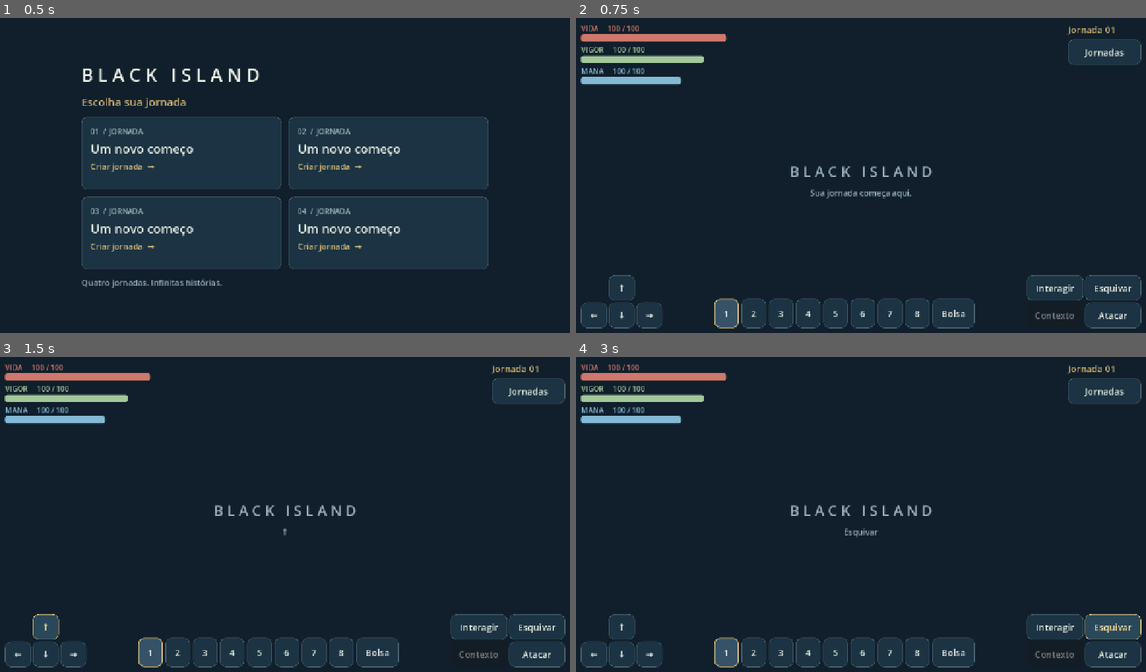
Above: before the commit, frames 1-4 (two rows, left to right).
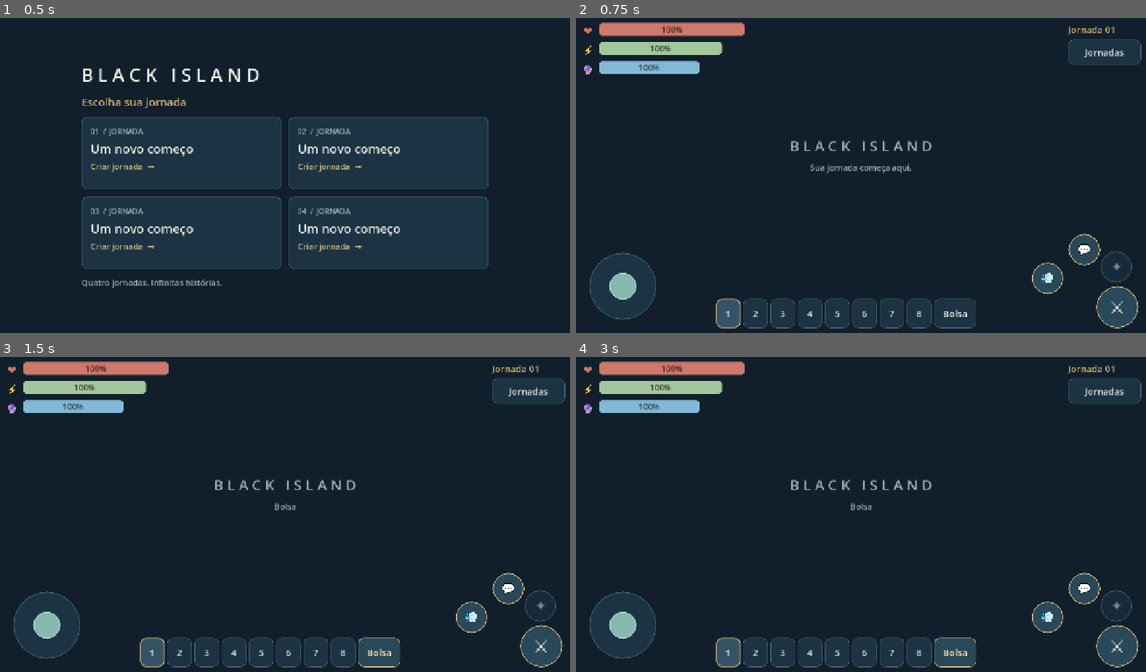
Above: after the commit, the same moments.

Repository: Sllay/Black-Islands
Game: Godot game, scene res://scenes/boot/Boot.tscn
Two runs of this game, one before a commit and one after it. Both use one fixed random seed, a clock stepped at 60 frames per second and the inputs below.
Inputs (mouse positions are in pixels of both pictures, inside the frame that each line leads up to):
- Up to frame 1 (0.5 s): no input
- Up to frame 2 (0.75 s): click (758, 153) at 0.5 s
- Up to frame 3 (1.5 s): click "↑" (after the commit: "Bolsa") at 1.25 s
- Up to frame 4 (3 s): click "Interagir" (after the commit: "Bolsa") at 2 s; click "Esquivar" (after the commit: "Bolsa") at 2.75 s

Frame 1 is identical in both runs. In frame 2, 7.6% of the frame differs, in the area x 0-100%, y 1-99%; in frame 3, 7.5%; in frame 4, 8.0%.

Commit message:
feat: polish mobile gameplay HUD

Diff:
--- a/game/project.godot
+++ b/game/project.godot
@@ -105,3 +105,11 @@
 "events": [Object(InputEventKey,"resource_local_to_scene":false,"resource_name":"","device":-1,"window_id":0,"alt_press …(195 unchanged characters)…
 ]
 }
+context_action={
+"deadzone": 0.2,
+"events": []
+}
+
+[input_devices]
+
+pointing/emulate_touch_from_mouse=true
--- a/game/resources/ui/ShellTheme.tres
+++ b/game/resources/ui/ShellTheme.tres
@@ -64,6 +64,54 @@
 corner_radius_bottom_right = 12
 corner_radius_bottom_left = 12
 
+[sub_resource type="StyleBoxFlat" id="StyleBoxFlat_4o670"]
+bg_color = Color(0.105882354, 0.2, 0.25882354, 1)
+border_width_left = 2
+border_width_top = 2
+border_width_right = 2
+border_width_bottom = 2
+border_color = Color(0.28235295, 0.3764706, 0.41568628, 1)
+corner_radius_top_left = 512
+corner_radius_top_right = 512
+corner_radius_bottom_right = 512
+corner_radius_bottom_left = 512
+
+[sub_resource type="StyleBoxFlat" id="StyleBoxFlat_hsmoj"]
+bg_color = Color(0.5254902, 0.7254902, 0.69803923, 1)
+border_width_left = 2
+border_width_top = 2
+border_width_right = 2
+border_width_bottom = 2
+border_color = Color(0.70980394, 0.87058824, 0.8392157, 1)
+corner_radius_top_left = 512
+corner_radius_top_right = 512
+corner_radius_bottom_right = 512
+corner_radius_bottom_left = 512
+
+[sub_resource type="StyleBoxFlat" id="StyleBoxFlat_mk7ga"]
+bg_color = Color(0.16078432, 0.28235295, 0.34901962, 1)
+border_width_left = 2
+border_width_top = 2
+border_width_right = 2
+border_width_bottom = 2
+border_color = Color(0.8509804, 0.7294118, 0.47058824, 1)
+corner_radius_top_left = 512
+corner_radius_top_right = 512
+corner_radius_bottom_right = 512
+corner_radius_bottom_left = 512
+
+[sub_resource type="StyleBoxFlat" id="StyleBoxFlat_er6a7"]
+bg_color = Color(0.8509804, 0.7294118, 0.47058824, 1)
+border_width_left = 2
+border_width_top = 2
+border_width_right = 2
+border_width_bottom = 2
+border_color = Color(1, 0.8901961, 0.6431373, 1)
+corner_radius_top_left = 512
+corner_radius_top_right = 512
+corner_radius_bottom_right = 512
+corner_radius_bottom_left = 512
+
 [resource]
 default_font_size = 20
 Button/colors/font_color = Color(0.92941177, 0.94509804, 0.90588236, 1)
@@ -73,3 +121,7 @@
 Button/styles/normal = SubResource("StyleBoxFlat_fo0vt")
 Button/styles/pressed = SubResource("StyleBoxFlat_5dee2")
 Label/colors/font_color = Color(0.92941177, 0.94509804, 0.90588236, 1)
+VirtualJoystick/styles/normal_joystick = SubResource("StyleBoxFlat_4o670")
+VirtualJoystick/styles/normal_tip = SubResource("StyleBoxFlat_hsmoj")
+VirtualJoystick/styles/pressed_joystick = SubResource("StyleBoxFlat_mk7ga")
+VirtualJoystick/styles/pressed_tip = SubResource("StyleBoxFlat_er6a7")
--- /dev/null
+++ b/game/scripts/ui/hud_resource_bar.gd
@@ -0,0 +1,29 @@
+class_name HudResourceBar
+extends HBoxContainer
+## A display widget; callers supply presentation values, not authoritative stats.
+
+func configure(node_name: String, icon: String, width: float, color: Color) -> void:
+	name = node_name
+	size_flags_horizontal = Control.SIZE_SHRINK_BEGIN
+	add_theme_constant_override("separation", 10)
+	var symbol := ShellUI.label_text(icon, 24, color)
+	symbol.custom_minimum_size.x = 30
+	symbol.horizontal_alignment = HORIZONTAL_ALIGNMENT_CENTER
+	add_child(symbol)
+	var bar := ProgressBar.new()
+	bar.custom_minimum_size = Vector2(width, 28)
+	bar.value = 100
+	bar.show_percentage = false
+	for part: String in ["fill", "background"]:
+		var style := StyleBoxFlat.new()
+		style.bg_color = color if part == "fill" else ShellUI.INK.lightened(0.1)
+		style.set_corner_radius_all(7)
+		bar.add_theme_stylebox_override(part, style)
+	add_child(bar)
+	var percent := ShellUI.label_text("100%", 18, color.darkened(0.68))
+	percent.name = "Percentage"
+	percent.horizontal_alignment = HORIZONTAL_ALIGNMENT_CENTER
+	percent.vertical_alignment = VERTICAL_ALIGNMENT_CENTER
+	percent.mouse_filter = Control.MOUSE_FILTER_IGNORE
+	percent.set_anchors_and_offsets_preset(Control.PRESET_FULL_RECT)
+	bar.add_child(percent)
--- /dev/null
+++ b/game/scripts/ui/mobile_action_cluster.gd
@@ -0,0 +1,56 @@
+class_name MobileActionCluster
+extends Control
+## Geometry only. TouchScreenButton owns native multitouch/action dispatch.
+
+var buttons: Dictionary[String, Button] = {}
+var touch_controls: Dictionary[String, TouchScreenButton] = {}
+
+func _ready() -> void:
+	name = "Actions"
+	custom_minimum_size = Vector2(248, 210)
+	mouse_filter = Control.MOUSE_FILTER_IGNORE
+	for entry: Array in [["Attack", "⚔", "attack_primary"], ["Interact", "💬", "interact"], ["Dodge", "💨", "dodge"], ["Context", "✦", "context_action"]]:
+		var button := Button.new()
+		button.name = entry[0]
+		button.text = entry[1]
+		button.tooltip_text = entry[2]
+		button.mouse_filter = Control.MOUSE_FILTER_IGNORE
+		button.focus_mode = Control.FOCUS_NONE
+		for state: String in ["normal", "hover", "pressed", "disabled", "focus"]:
+			var style := StyleBoxFlat.new()
+			style.bg_color = Color("162b39") if state == "disabled" else Color("294859")
+			style.border_color = Color("425761") if state == "disabled" else ShellUI.GOLD
+			style.set_border_width_all(2)
+			style.set_corner_radius_all(512)
+			button.add_theme_stylebox_override(state, style)
+		add_child(button)
+		buttons[entry[0]] = button
+		var touch := TouchScreenButton.new()
+		touch.name = "NativeTouch"
+		touch.action = entry[2]
+		touch.visibility_mode = TouchScreenButton.VISIBILITY_ALWAYS
+		button.add_child(touch)
+		touch_controls[entry[0]] = touch
+		touch.pressed.connect(func() -> void: button.modulate = Color(1.3, 1.3, 1.3))
+		touch.released.connect(func() -> void: button.modulate = Color.WHITE)
+	set_context_available(false)
+	resized.connect(_arrange)
+	_arrange.call_deferred()
+
+func set_context_available(available: bool) -> void:
+	buttons["Context"].disabled = not available
+	touch_controls["Context"].visible = available
+
+func _arrange() -> void:
+	var diameter := minf(size.x, size.y) * 0.44
+	var centers := {"Attack": Vector2(0.79, 0.78), "Interact": Vector2(0.50, 0.18), "Dodge": Vector2(0.17, 0.48), "Context": Vector2(0.78, 0.36)}
+	for key: String in buttons:
+		var extent := diameter if key == "Attack" else diameter * 0.75
+		var button: Button = buttons[key]
+		button.size = Vector2.ONE * extent
+		button.position = size * centers[key] - button.size * 0.5
+		button.add_theme_font_size_override("font_size", int(extent * 0.42))
+		var shape := CircleShape2D.new()
+		shape.radius = extent * 0.5
+		touch_controls[key].shape = shape
+		touch_controls[key].position = button.size * 0.5
--- a/game/scripts/ui/shell_hud.gd
+++ b/game/scripts/ui/shell_hud.gd
@@ -11,24 +11,11 @@
 	var layout := ShellUI.column(safe, 16)
 	var top := HBoxContainer.new()
 	layout.add_child(top)
-	var stats := ShellUI.column(top, 6)
-	for entry: Array in [["Health", "VIDA", 320, Color("cf786c")], ["Stamina", "VIGOR", 270, Color("a2c79b")], ["Mana", "MANA", 220, Color("84b9d6")]]:
-		var resource := ShellUI.column(stats, 2)
-		resource.size_flags_horizontal = Control.SIZE_SHRINK_BEGIN
-		resource.name = entry[0]
-		resource.add_child(ShellUI.label_text(entry[1] + "     100 / 100", 16, entry[3]))
-		var bar := ProgressBar.new()
-		bar.custom_minimum_size = Vector2(entry[2], 16)
-		bar.value = 100
-		bar.show_percentage = false
-		var fill := StyleBoxFlat.new()
-		fill.bg_color = entry[3]
-		fill.corner_radius_top_left = 5
-		fill.corner_radius_top_right = 5
-		fill.corner_radius_bottom_left = 5
-		fill.corner_radius_bottom_right = 5
-		bar.add_theme_stylebox_override("fill", fill)
-		resource.add_child(bar)
+	var stats := ShellUI.column(top, 8)
+	for entry: Array in [["Health", "❤️", 320, Color("cf786c")], ["Stamina", "⚡", 270, Color("a2c79b")], ["Mana", "🔮", 220, Color("84b9d6")]]:
+		var resource := HudResourceBar.new()
+		resource.configure(entry[0], entry[1], entry[2], entry[3])
+		stats.add_child(resource)
 	var spacer := Control.new()
 	spacer.size_flags_horizontal = Control.SIZE_EXPAND_FILL
 	top.add_child(spacer)
@@ -49,15 +36,20 @@
 	bottom.add_theme_constant_override("separation", 20)
 	bottom.alignment = BoxContainer.ALIGNMENT_CENTER
 	layout.add_child(bottom)
-	var movement := GridContainer.new()
+	var movement := VirtualJoystick.new()
 	movement.name = "Movement"
-	movement.columns = 3
+	movement.custom_minimum_size = Vector2(184, 184)
+	movement.size_flags_vertical = Control.SIZE_SHRINK_END
+	movement.joystick_size = 148
+	movement.tip_size = 60
+	movement.deadzone_ratio = 0.18
+	movement.joystick_mode = VirtualJoystick.JOYSTICK_FIXED
+	movement.visibility_mode = VirtualJoystick.VISIBILITY_ALWAYS
+	movement.action_left = "move_left"
+	movement.action_right = "move_right"
+	movement.action_up = "move_up"
+	movement.action_down = "move_down"
 	bottom.add_child(movement)
-	for entry: Array in [["", ""], ["↑", "move_up"], ["", ""], ["←", "move_left"], ["↓", "move_down"], ["→", "move_right"]]:
-		if entry[1].is_empty():
-			movement.add_child(Control.new())
-		else:
-			movement.add_child(_action(entry[0], entry[1]))
 	var hotbar := HBoxContainer.new()
 	hotbar.name = "Hotbar"
 	hotbar.size_flags_horizontal = Control.SIZE_EXPAND_FILL
@@ -73,16 +65,7 @@
 		slot.button_pressed = index == 0
 		hotbar.add_child(slot)
 	hotbar.add_child(_action("Bolsa", "inventory", Vector2(86, 64)))
-	var actions := GridContainer.new()
-	actions.name = "Actions"
-	actions.columns = 2
-	bottom.add_child(actions)
-	actions.add_child(_action("Interagir", "interact", Vector2(114, 56)))
-	actions.add_child(_action("Esquivar", "dodge", Vector2(114, 56)))
-	var context := ShellUI.button("Contexto", "Context", Vector2(114, 56))
-	context.disabled = true
-	actions.add_child(context)
-	actions.add_child(_action("Atacar", "attack_primary", Vector2(114, 56)))
+	bottom.add_child(MobileActionCluster.new())
 
 func _action(title: String, action: String, minimum := Vector2(56, 56)) -> Button:
 	var button := ShellUI.button(title, action.to_pascal_case(), minimum)
--- /dev/null
+++ b/game/tests/fixtures/hud_input_probe.gd
@@ -0,0 +1,59 @@
+class_name HudInputProbe
+extends RefCounted
+## Synthetic native touch events are a desktop proxy, not physical-device proof.
+
+static func _touch(index: int, position: Vector2, pressed: bool) -> void:
+	var event := InputEventScreenTouch.new()
+	event.index = index
+	event.position = position
+	event.pressed = pressed
+	(Engine.get_main_loop() as SceneTree).root.push_input(event, true)
+
+static func _drag(index: int, position: Vector2) -> void:
+	var event := InputEventScreenDrag.new()
+	event.index = index
+	event.position = position
+	(Engine.get_main_loop() as SceneTree).root.push_input(event, true)
+
+static func exercise(hud: Control, check: Callable) -> void:
+	var tree := hud.get_tree()
+	var joystick := hud.find_child("Movement", true, false) as VirtualJoystick
+	check.call(joystick != null, "native VirtualJoystick replaces D-pad")
+	if joystick == null:
+		return
+	var center := joystick.get_global_rect().get_center()
+	for mode: int in [VirtualJoystick.JOYSTICK_FIXED, VirtualJoystick.JOYSTICK_DYNAMIC, VirtualJoystick.JOYSTICK_FOLLOWING]:
+		joystick.joystick_mode = mode as VirtualJoystick.JoystickMode
+		_touch(0, center, true)
+		await tree.process_frame
+		_drag(0, center + Vector2(150, 0))
+		await tree.process_frame
+		var direction := Input.get_vector("move_left", "move_right", "move_up", "move_down")
+		check.call(direction.x > 0.5, "native mode %s emits movement" % mode)
+		print("HUD_NATIVE_MODE ", mode, " vector=", direction)
+		_touch(0, center + Vector2(150, 0), false)
+		await tree.process_frame
+	joystick.joystick_mode = VirtualJoystick.JOYSTICK_FIXED
+	var cluster := hud.find_child("Actions", true, false) as MobileActionCluster
+	for entry: Array in [["Attack", "attack_primary"], ["Dodge", "dodge"], ["Interact", "interact"]]:
+		_touch(0, center, true)
+		await tree.process_frame
+		_drag(0, center + Vector2(70, 0))
+		await tree.process_frame
+		var target: Vector2 = cluster.buttons[entry[0]].get_global_rect().get_center()
+		_touch(1, target, true)
+		await tree.process_frame
+		check.call(Input.get_vector("move_left", "move_right", "move_up", "move_down").x > 0.5 and Input.is_action_pressed(entry[1]), "simultaneous joystick + " + entry[0])
+		_touch(1, target, false)
+		await tree.process_frame
+		check.call(Input.get_vector("move_left", "move_right", "move_up", "move_down").x > 0.5, "right release preserves left touch")
+		_touch(0, center + Vector2(70, 0), false)
+		await tree.process_frame
+		check.call(not Input.is_action_pressed(entry[1]) and Input.get_vector("move_left", "move_right", "move_up", "move_down").is_zero_approx(), "native touch release")
+		print("HUD_SIMULTANEOUS ", entry[0], " desktop synthetic events")
+	var context_rect: Rect2 = cluster.buttons["Context"].get_rect()
+	cluster.set_context_available(true)
+	cluster.set_context_available(false)
+	check.call(cluster.buttons["Context"].get_rect() == context_rect and cluster.buttons["Context"].disabled, "context geometry stable while disabled")
+	for key: String in ["Interact", "Dodge", "Context"]:
+		check.call(cluster.buttons[key].size.x < cluster.buttons["Attack"].size.x, "attack size hierarchy")
--- a/game/tests/integration/p01_smoke.gd
+++ b/game/tests/integration/p01_smoke.gd
@@ -103,11 +103,7 @@
 	await _frames()
 	var hud := current_scene.get_node("Canvas/MainView/ProductionHUD")
 	_check(hud.find_children("Hotbar*", "Button", true, false).size() == 8, "eight hotbar buttons")
-	var movement := hud.find_child("MoveUp", true, false) as Button
-	movement.emit_signal("button_down")
-	_check(Input.is_action_pressed("move_up"), "touch shell emits semantic action")
-	movement.emit_signal("button_up")
-	_check(not Input.is_action_pressed("move_up"), "touch shell releases semantic action")
+	await HudInputProbe.exercise(hud, _check)
 	var health_width: float = hud.find_child("Health", true, false).get_child(1).size.x
 	var stamina_width: float = hud.find_child("Stamina", true, false).get_child(1).size.x
 	var mana_width: float = hud.find_child("Mana", true, false).get_child(1).size.x
Not shown, added: game/scripts/ui/hud_resource_bar.gd.uid
Not shown, added: game/scripts/ui/mobile_action_cluster.gd.uid
Not shown, added: game/tests/fixtures/hud_input_probe.gd.uid
Not shown, added: harness/build/S01-P02.md
